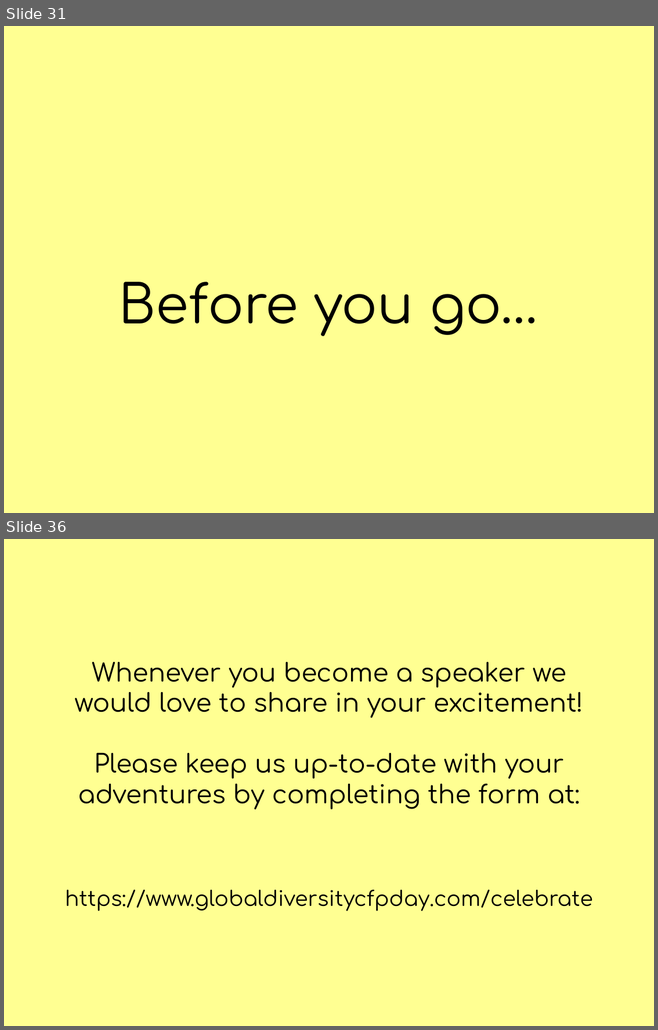
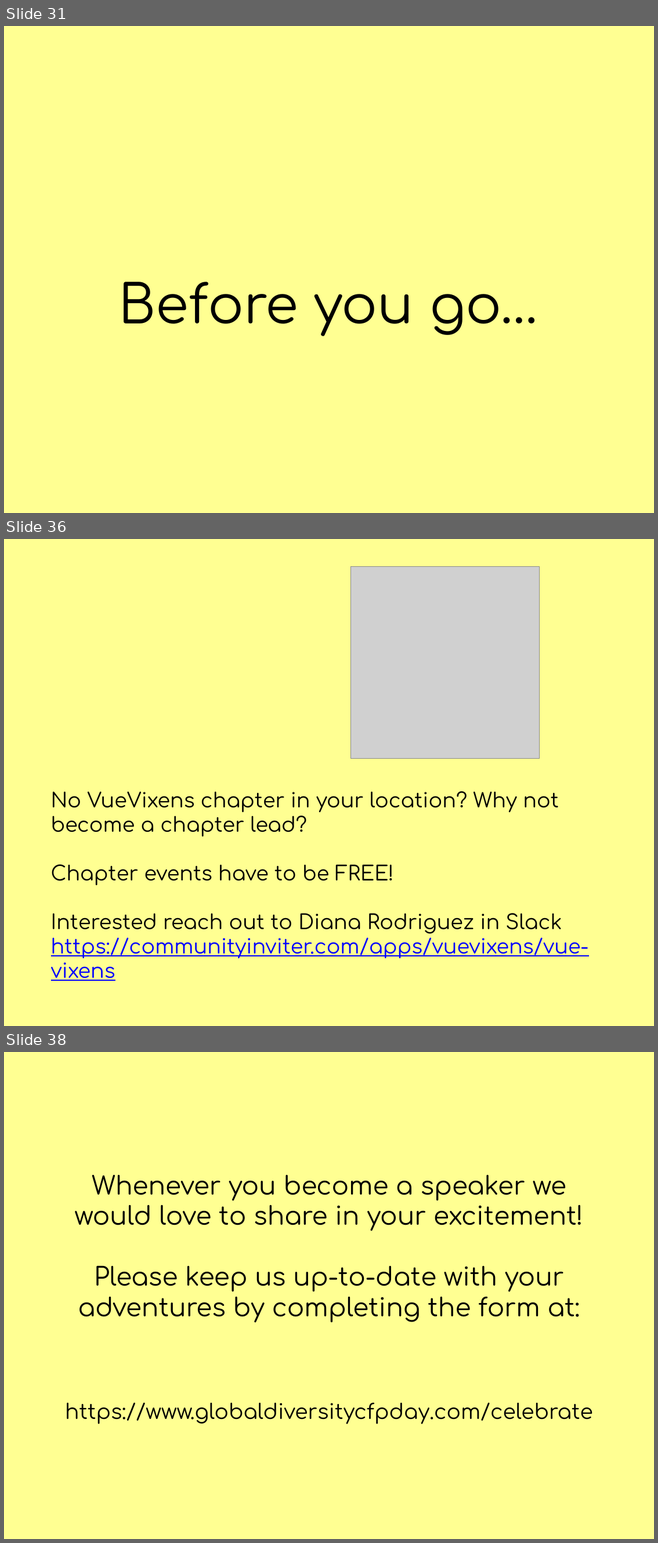
Before and after one commit to JiggyPete/global-diversity-cfp-day-site, a slide deck: public/slides/global-diversity-cfp-day.pptx. Shown one above the other, each under a label of ours: slides 31 and 36 before the commit, slides 31, 36 and 38 after it; the slides between them are not shown. The pictures are 658x1030 and 658x1543 pixels, drawn with LibreOffice and Linux fonts; fonts in the diff are those of the drawing; grey boxes stand for pictures. Boxes give left, top, right and bottom in pixels: in the first picture for what was removed or moved away, otherwise in the second. Text is boxed around its words. In the diff, an @@ line names an element or a change of style, - is before the commit and + after.

Commit message:
Adding VueVixens to Slide Deck

```diff
--- a/public/slides/global-diversity-cfp-day.pptx
+++ b/public/slides/global-diversity-cfp-day.pptx
@@ slide 36 added at (4, 539, 654, 1026), background #FFFF92 @@
@@ picture added at (351, 567, 539, 759) @@
@@ title added at (51, 791, 589, 981), 32 pt, text #000000 @@
+No VueVixens chapter in your location? Why not become a chapter lead?
+Chapter events have to be FREE!
+Interested reach out to Diana Rodriguez in Slack
+https://communityinviter.com/apps/vuevixens/vue-vixens
@@ what was slide 36 is now slide 38 @@
```
Also in this commit, not shown: 2 slides changed, 2 other slides added, 1 slide removed, 3 other files.
